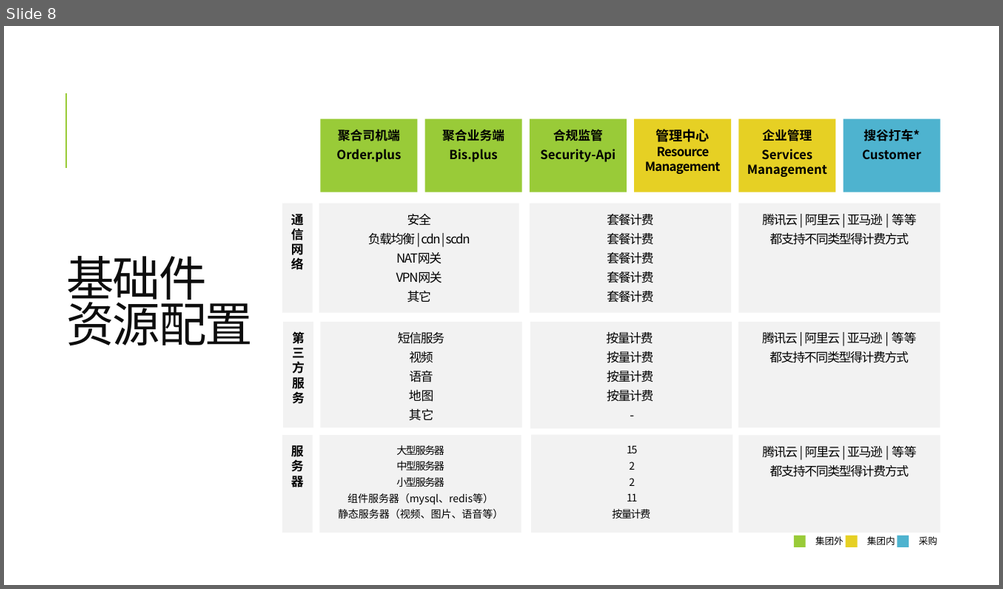
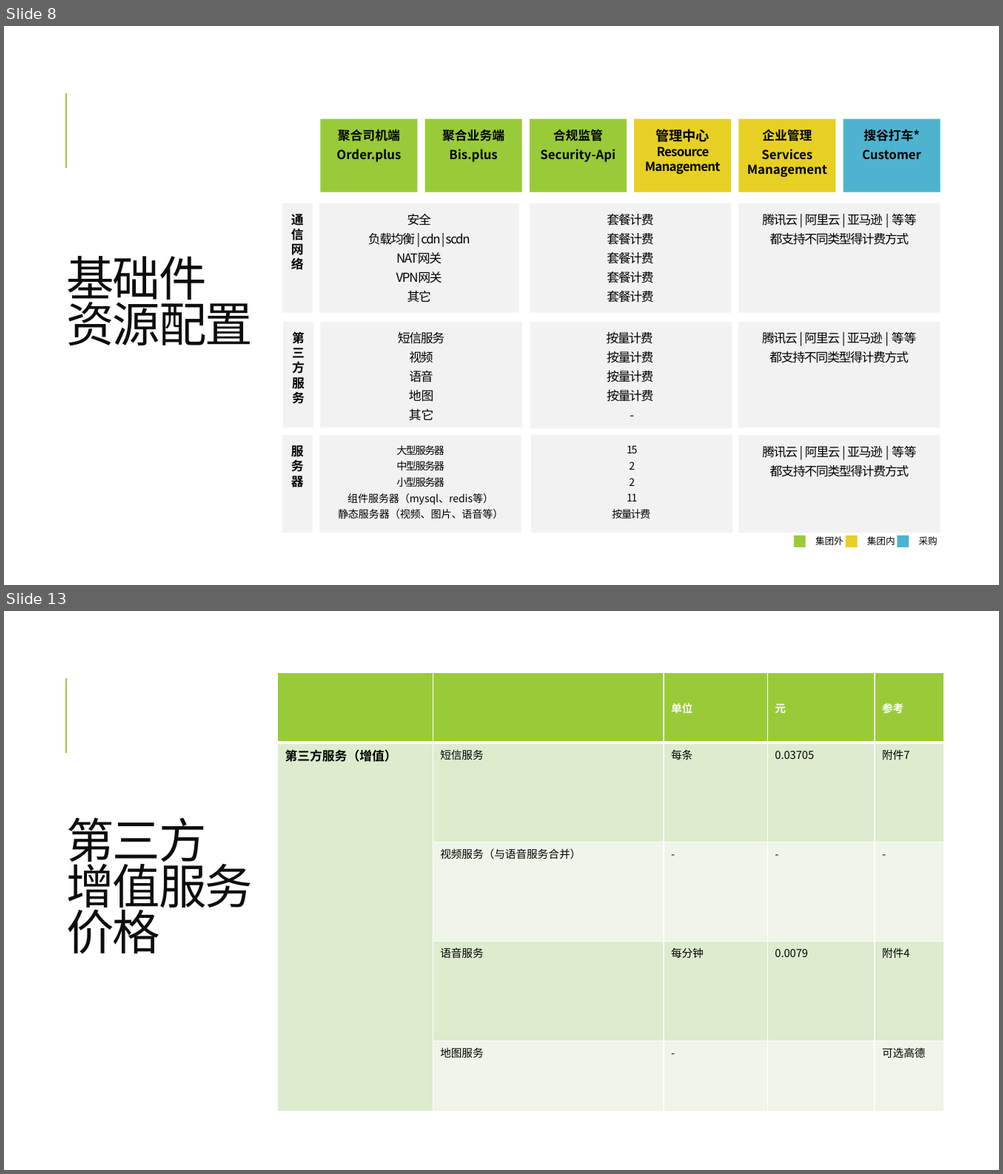
Before and after one commit to gogodog/wiki, a slide deck: 搜谷v2.pptx. Shown one above the other, each under a label of ours: slide 8 before the commit, slides 8 and 13 after it; the slides between them are not shown. The pictures are 1003x589 and 1003x1174 pixels, drawn with LibreOffice and Linux fonts; fonts in the diff are those of the drawing. Boxes give left, top, right and bottom in pixels: in the first picture for what was removed or moved away, otherwise in the second. Text is boxed around its words. In the diff, an @@ line names an element or a change of style, - is before the commit and + after.

Commit message:
添加增值成本分开计算

```diff
--- a/搜谷v2.pptx
+++ b/搜谷v2.pptx
@@ slide 13 added at box(4, 611, 999, 1170), background #FFFFFF; not listed: 1 template element that a slide beside it also shows @@
@@ table added at box(278, 673, 943, 1113), 5 rows, 5 columns @@
+ |  | 单位 | 元 | 参考
+第三方服务（增值） | 短信服务 | 每条 | 0.03705 | 附件7
+ | 视频服务（与语音服务合并） | - | - | -
+ | 语音服务 | 每分钟 | 0.0079 | 附件4
+ | 地图服务 | - |  | 可选高德
@@ title added at box(67, 817, 253, 954), 46 pt, text #0D0D0D @@
+第三方
+增值服务
+价格
```
Also in this commit, not shown: 7 slides changed, 2 other slides added, 3 other files.
